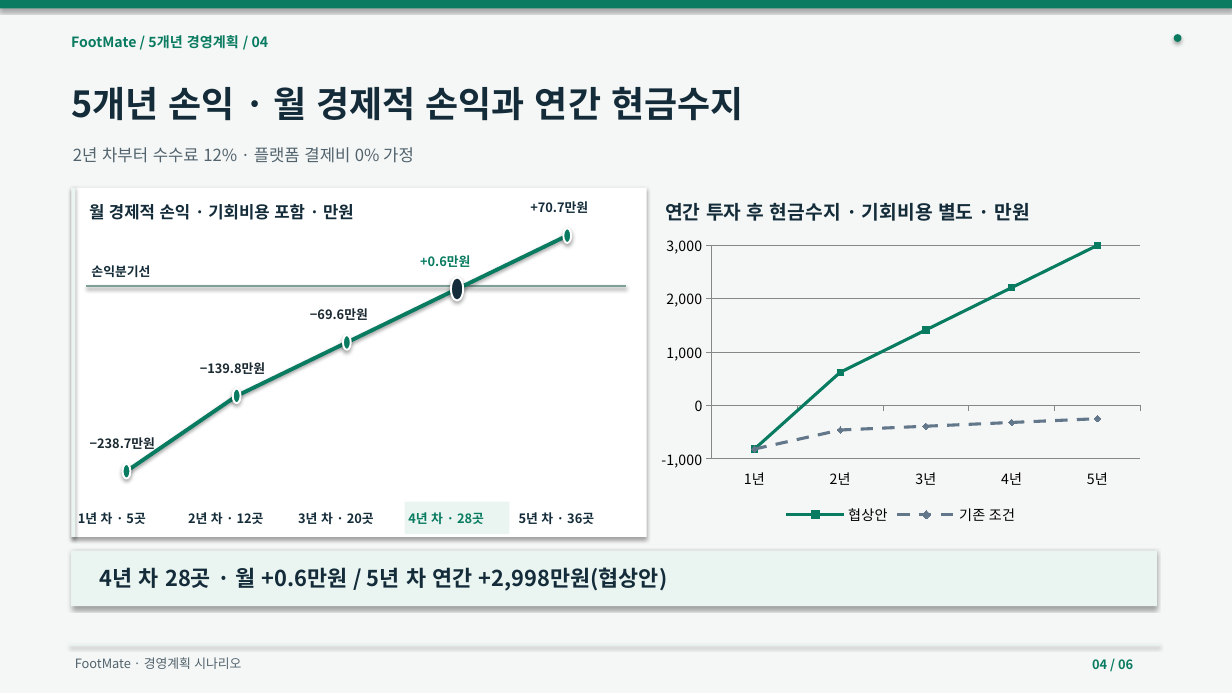
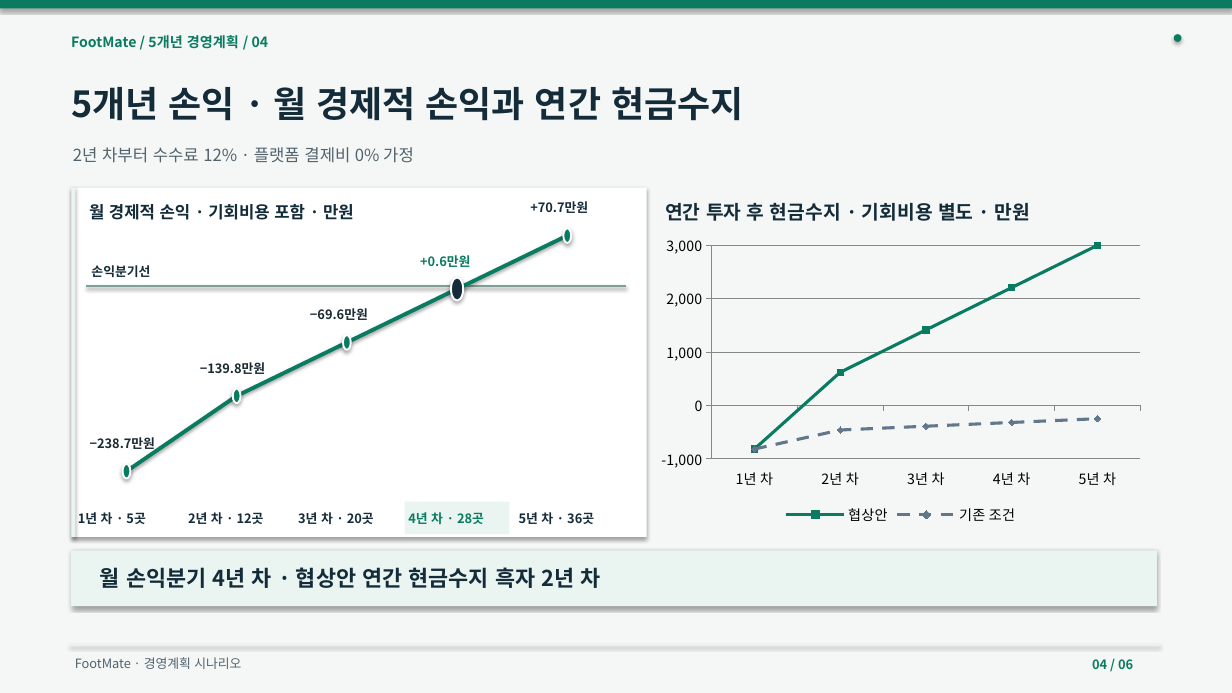
Before and after one commit to dohyunkimmm/footmate-case-study, a slide deck: slide 4 of src/case-study/downloads/footmate_5year_strategy.pptx. Drawn at 1232x693 pixels with LibreOffice and Linux fonts; fonts in the diff are those of the drawing. Boxes give left, top, right and bottom in pixels: in the first picture for what was removed or moved away, otherwise in the second. Text is boxed around its words. In the diff, an @@ line names an element or a change of style, - is before the commit and + after.

Commit message:
Improve slide line breaks and decision readability (#31)

```diff
--- a/src/case-study/downloads/footmate_5year_strategy.pptx
+++ b/src/case-study/downloads/footmate_5year_strategy.pptx
@@ line chart at (x1=652, y1=229, x2=1151, y2=529) @@
-categories: 1년, 2년, 3년, 4년, 5년
+categories: 1년 차, 2년 차, 3년 차, 4년 차, 5년 차
@@ text at (x1=100, y1=567, x2=601, y2=588): text changed @@
-4년 차 28곳 · 월 +0.6만원 / 5년 차 연간 +2,998만원(협상안)
+월 손익분기 4년 차 · 협상안 연간 현금수지 흑자 2년 차
```
Also in this commit, not shown: 1 other slide changed, 10 other files.
